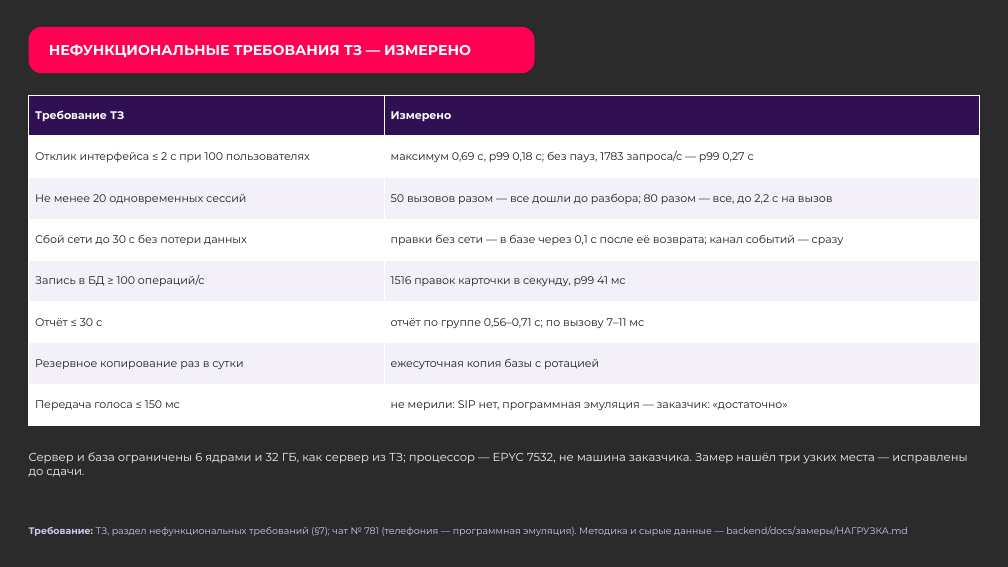
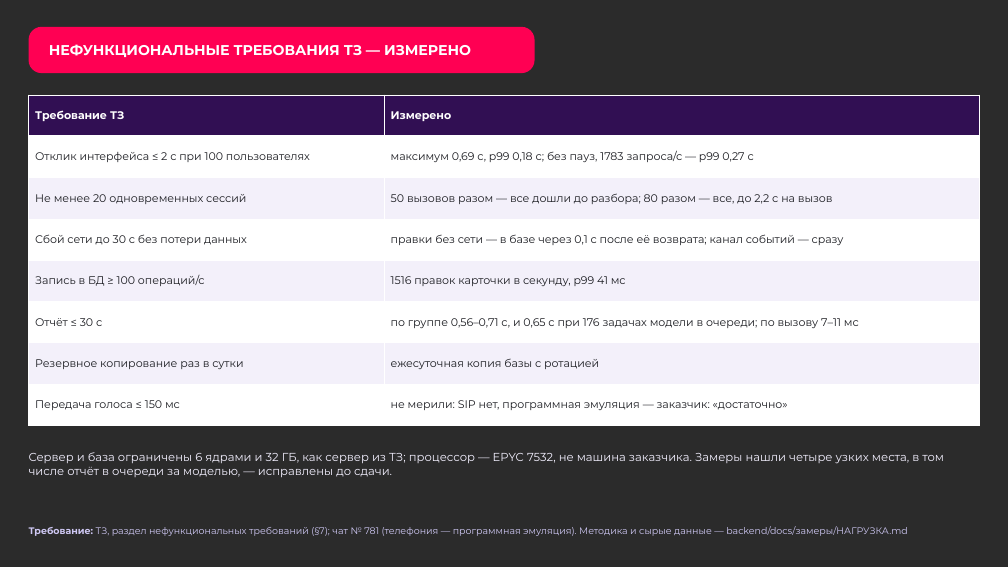
Before and after one commit to Den4ikAI/arm112-trainer_final, a slide deck: slide 20 of docs/презентация.pptx. Drawn at 1008x567 pixels with LibreOffice and Linux fonts; fonts in the diff are those of the drawing; background and template pictures are left out; a plain dark background stands for a picture behind light text. Boxes give left, top, right and bottom in pixels: in the first picture for what was removed or moved away, otherwise in the second. Text is boxed around its words. In the diff, an @@ line names an element or a change of style, - is before the commit and + after.

```diff
--- a/docs/презентация.pptx
+++ b/docs/презентация.pptx
@@ table at bbox=[29, 95, 979, 426] @@
-row 6, column 2: отчёт по группе 0,56–0,71 с; по вызову 7–11 мс
+row 6, column 2: по группе 0,56–0,71 с, и 0,65 с при 176 задачах модели в очереди; по вызову 7–11 мс
@@ text at bbox=[29, 452, 944, 477]: text changed @@
-Сервер и база ограничены 6 ядрами и 32 ГБ, как сервер из ТЗ; процессор — EPYC 7532, не машина заказчика. Замер нашёл три узких места — исправлены до сдачи.
+Сервер и база ограничены 6 ядрами и 32 ГБ, как сервер из ТЗ; процессор — EPYC 7532, не машина заказчика. Замеры нашли четыре узких места, в том числе отчёт в очереди за моделью, — исправлены до сдачи.
```
Also in this commit, not shown: 9 other slides changed, 2 other files.
